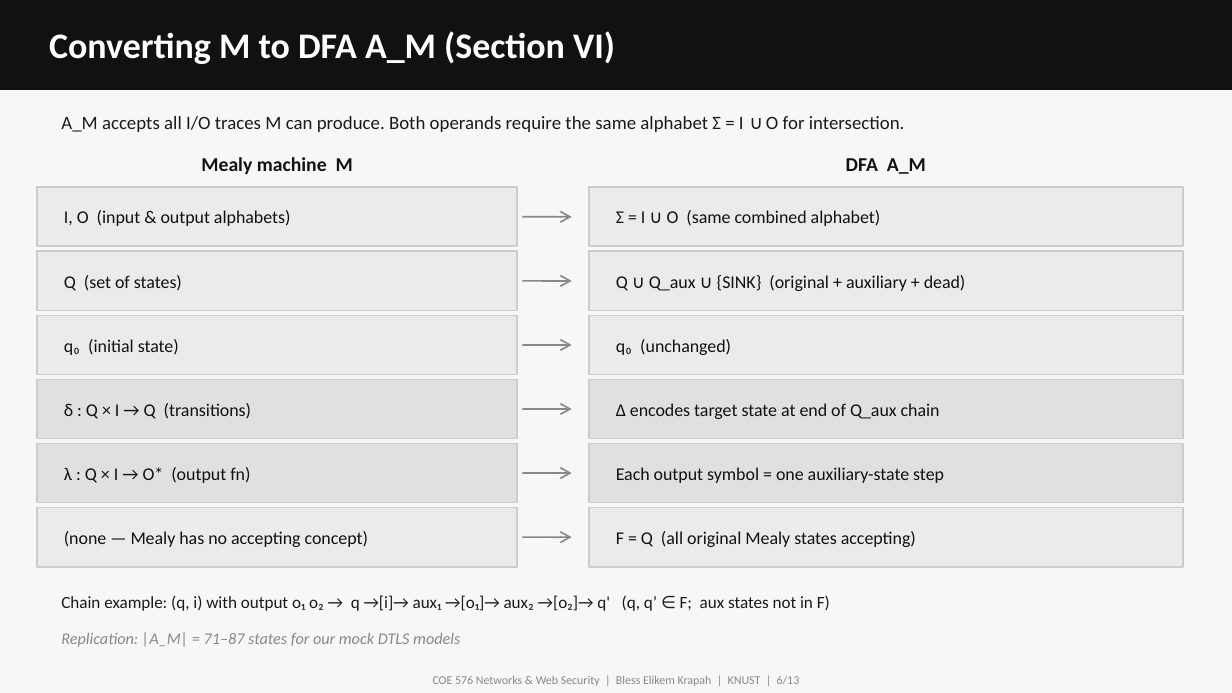
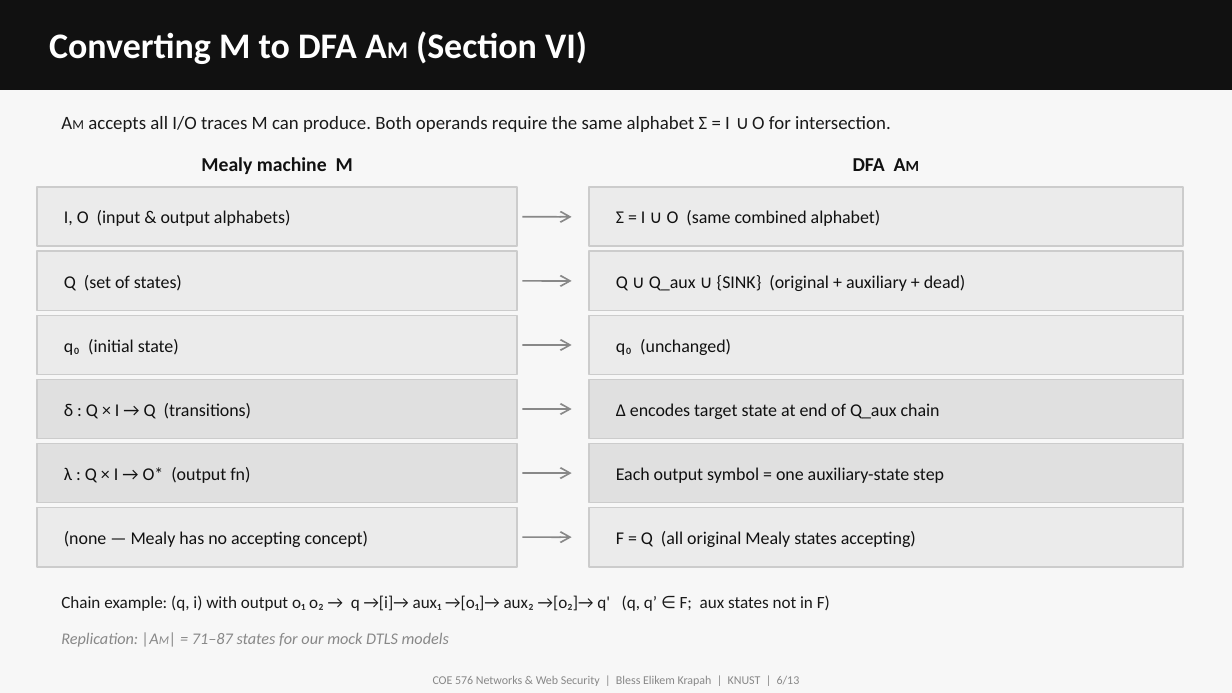
Before and after one commit to TheAce10/automata-bug-detection-fiterau-2023-review, a slide deck: slide 6 of slides/presentation.pptx. Drawn at 1232x693 pixels with LibreOffice and Linux fonts; fonts in the diff are those of the drawing. Boxes give left, top, right and bottom in pixels: in the first picture for what was removed or moved away, otherwise in the second. Text is boxed around its words. In the diff, an @@ line names an element or a change of style, - is before the commit and + after.

```diff
--- a/slides/presentation.pptx
+++ b/slides/presentation.pptx
@@ text at (49,31,587,64): text changed @@
-Converting M to DFA A_M (Section VI)
+Converting M to DFA AM (Section VI)
@@ text at (88,116,891,132): text changed @@
-A_M accepts all I/O traces M can produce. Both operands require the same alphabet Σ = I ∪ O for intersection.
+AM accepts all I/O traces M can produce. Both operands require the same alphabet Σ = I ∪ O for intersection.
@@ text at (853,158,885,171): text changed @@
-DFA A_M
+DFA AM
@@ text at (61,633,449,647): text changed @@
-Replication: |A_M| = 71–87 states for our mock DTLS models
+Replication: |AM| = 71–87 states for our mock DTLS models
```
Also in this commit, not shown: 3 other slides changed, 1 other file.
